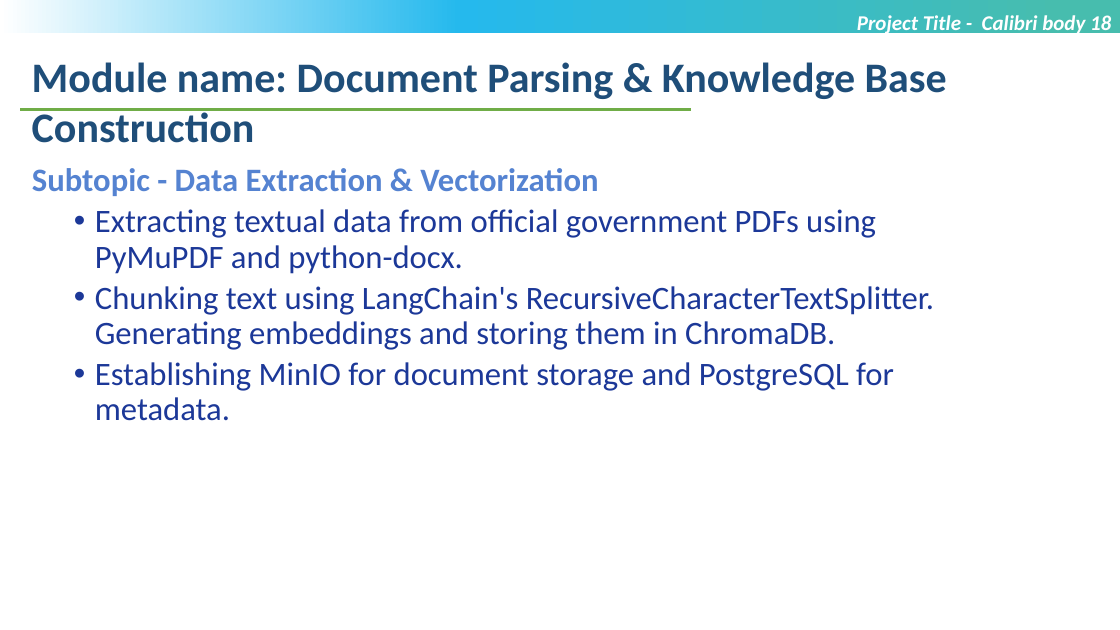
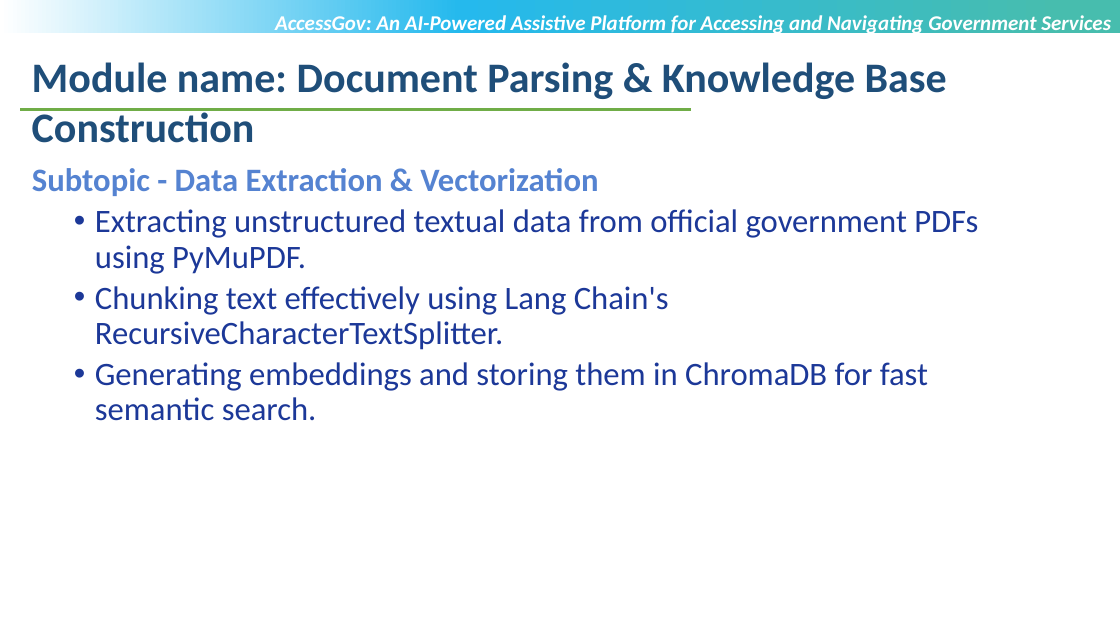
Before and after one commit to MehtaRahi/AccessGov, a slide deck: slide 9 of T9998_VIT-Chennai_Rahi_Sanxipt_Mehta_Review1.pptx. Drawn at 1120x630 pixels with LibreOffice and Linux fonts; fonts in the diff are those of the drawing; background and template pictures are left out. Boxes give left, top, right and bottom in pixels: in the first picture for what was removed or moved away, otherwise in the second. Text is boxed around its words. In the diff, an @@ line names an element or a change of style, - is before the commit and + after.

Commit message:
docs: add architecture documentation and update project presentation files

```diff
--- a/T9998_VIT-Chennai_Rahi_Sanxipt_Mehta_Review1.pptx
+++ b/T9998_VIT-Chennai_Rahi_Sanxipt_Mehta_Review1.pptx
@@ text added at box(275, 15, 1111, 36), 18 pt, text #FFFFFF, bold, italic @@
+AccessGov: An AI-Powered Assistive Platform for Accessing and Navigating Government Services
@@ text removed at box(857, 15, 1111, 36) @@
-Project Title - Calibri body 18
@@ text at box(95, 209, 978, 421): text changed @@
-  • Extracting textual data from official government PDFs using PyMuPDF and python-docx.
-  • Chunking text using LangChain's RecursiveCharacterTextSplitter. Generating embeddings and storing them in ChromaDB.
-  • Establishing MinIO for document storage and PostgreSQL for metadata.
+  • Extracting unstructured textual data from official government PDFs using PyMuPDF.
+  • Chunking text effectively using Lang Chain's RecursiveCharacterTextSplitter.
+  • Generating embeddings and storing them in ChromaDB for fast semantic search.
```
Also in this commit, not shown: 4 other slides changed, 3 slides added, 2 slides removed, 2 other files.
